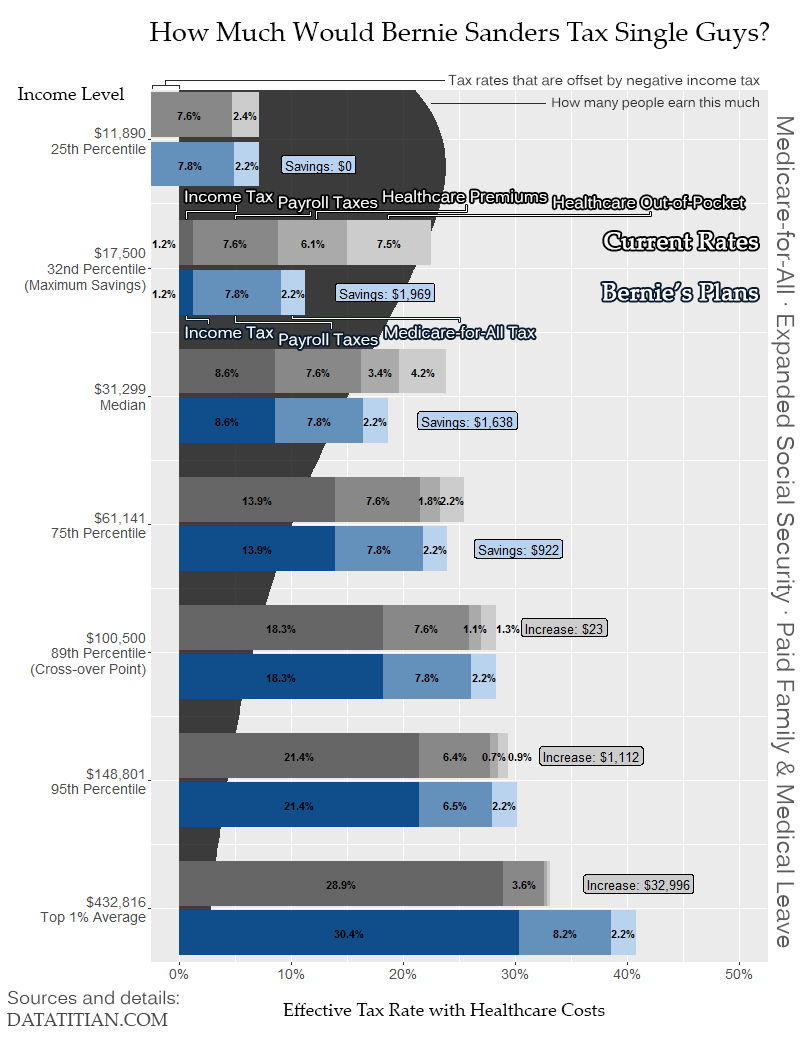
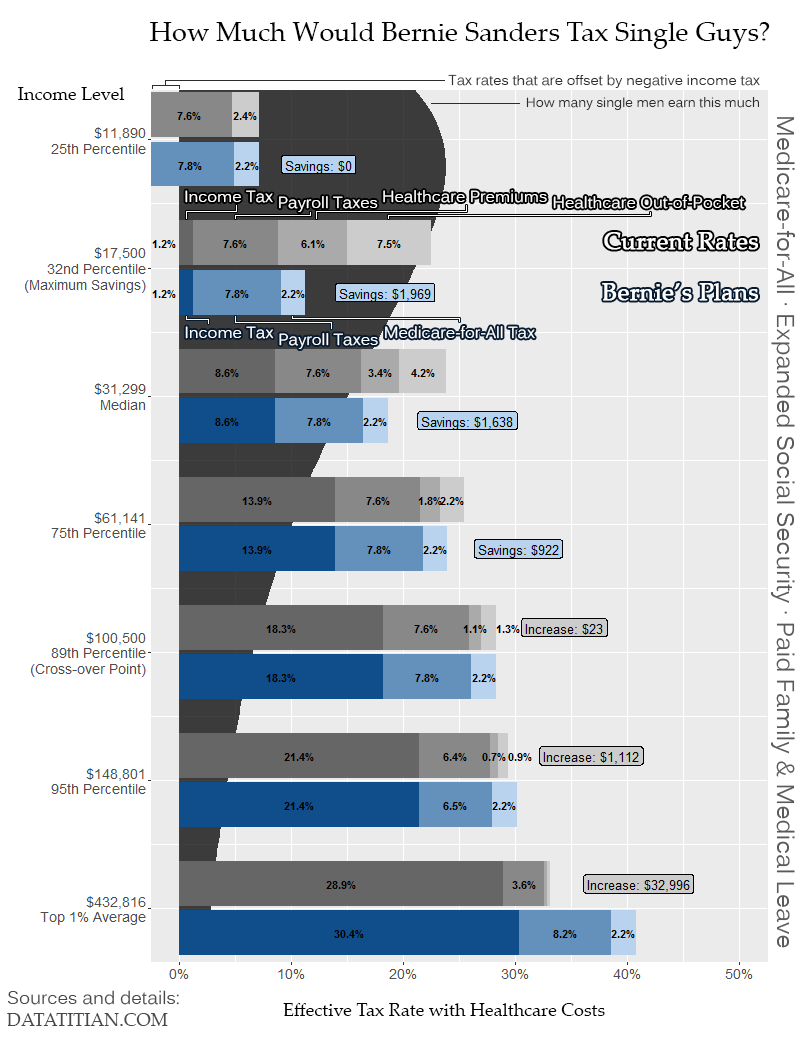
Layer changes from the first (800, 1037) image to the second:
painted on "Shape 9" over <box>520,103,546,104</box>
renamed "How many people earn this much" to "How many single men earn this much", painted on it over <box>526,97,664,111</box>
